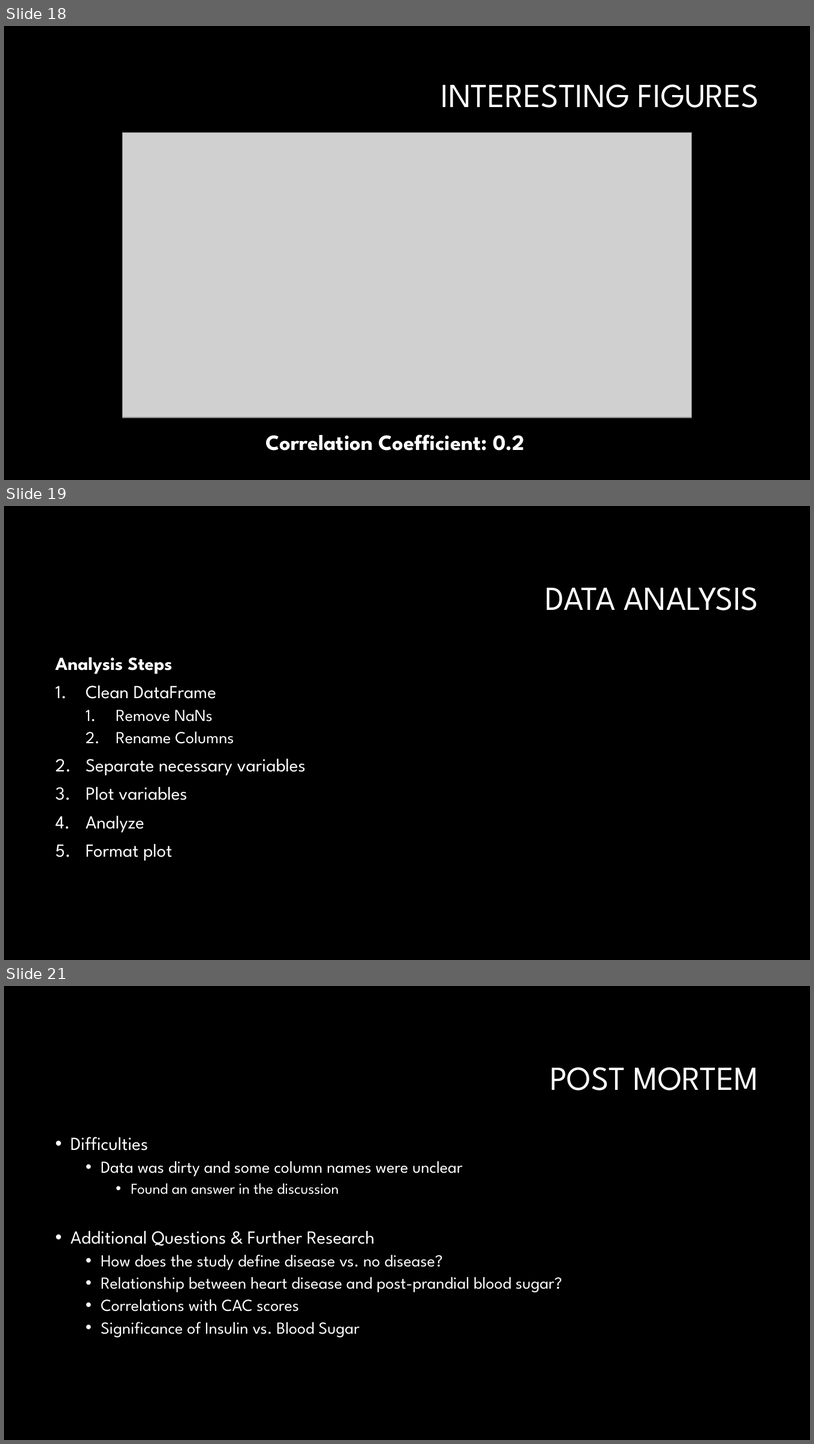
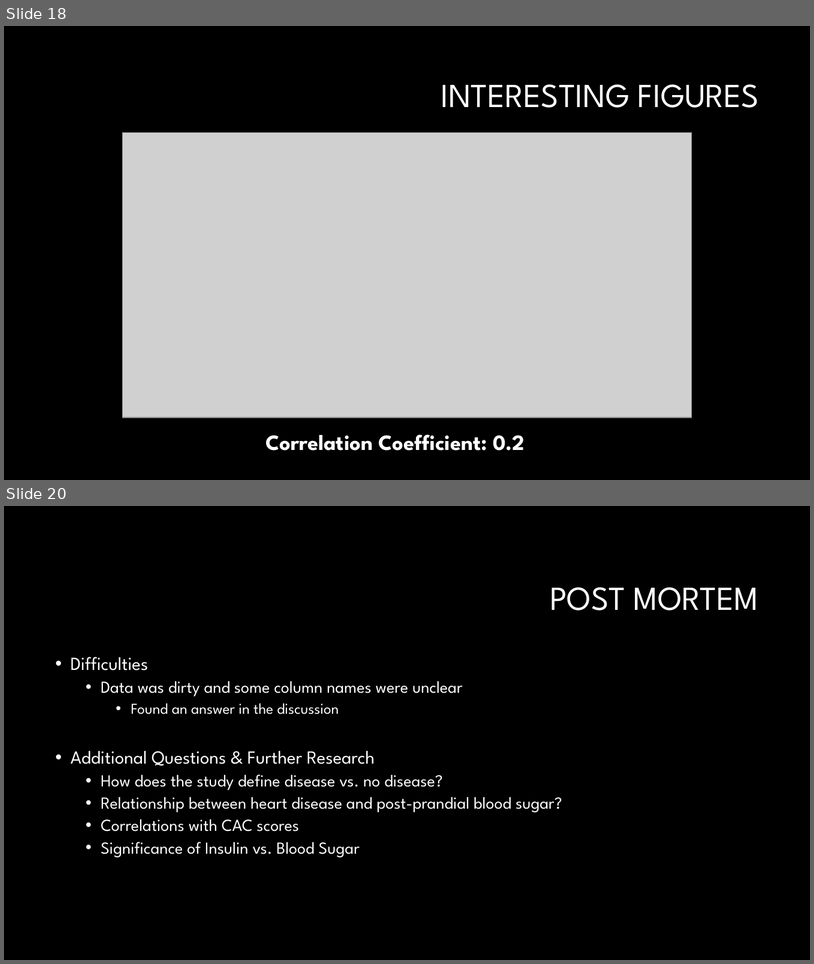
Before and after one commit to terrylashley/heart_project, a slide deck: heart_project_slides.pptx. Shown one above the other, each under a label of ours: slides 18, 19 and 21 before the commit, slides 18 and 20 after it; the slides between them are not shown. The pictures are 814x1444 and 814x964 pixels, drawn with LibreOffice and Linux fonts; fonts in the diff are those of the drawing; grey boxes stand for pictures; background and template pictures are left out. Boxes give left, top, right and bottom in pixels: in the first picture for what was removed or moved away, otherwise in the second. Text is boxed around its words. In the diff, an @@ line names an element or a change of style, - is before the commit and + after.

```diff
--- a/heart_project_slides.pptx
+++ b/heart_project_slides.pptx
@@ slide 19 removed at <box>4,506,810,960</box>, background #000000 @@
@@ title removed at <box>546,587,759,610</box> @@
-DATA ANALYSIS
@@ text removed at <box>56,657,306,861</box> @@
-Analysis Steps
-1. Clean DataFrame
-  1. Remove NaNs
-  2. Rename Columns
-2. Separate necessary variables
-3. Plot variables
-4. Analyze
-5. Format plot
@@ what was slide 21 is now slide 20 @@
```
Also in this commit, not shown: 2 slides changed, 1 slide added, 1 other slide removed, 1 other file.
